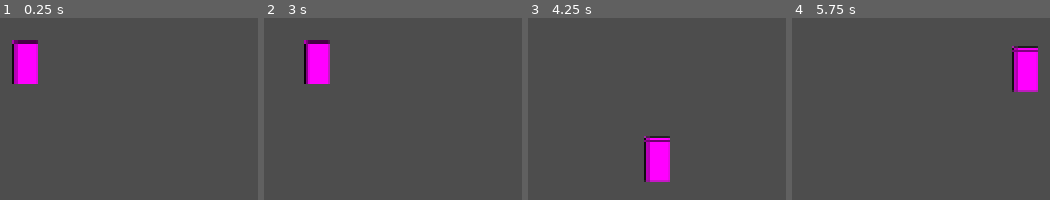
Above: before the commit, frames 1-4 (left to right).
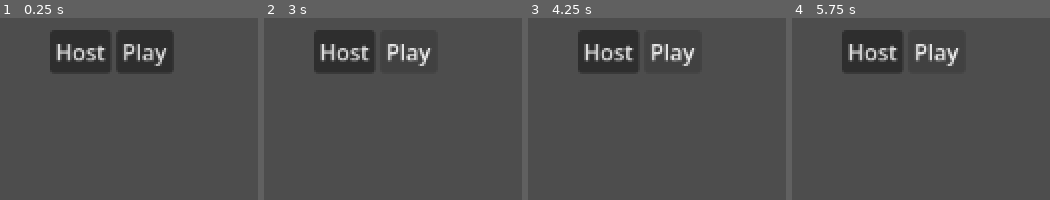
Above: after the commit, the same moments.

Repository: mpowell773/Godot_Multiplayer_Tut
Game: Godot game, scene res://ui/main_menu/main_menu.tscn
Same seed, same stepped clock (60 frames per second), same inputs: the game is played once before the commit and once after it. Before the commit the project starts from res://main.tscn.
Inputs (mouse positions are in pixels of both pictures, inside the frame that each line leads up to):
- Up to frame 1 (0.25 s): no input
- Up to frame 2 (3 s): click (343, 50) at 0.5 s, where only the run after the commit has a clickable "Host"; click (408, 50) at 1.25 s, where only the run after the commit has a clickable "Play"; click (408, 50) at 2 s, where only the run after the commit has a clickable "Play"; tap Enter at 2.75 s; hold D (move_right) from 2.78 s (still down)
- Up to frame 3 (4.25 s): release D (move_right) at 3.53 s; hold S (move_down) from 3.53 s (still down)
- Up to frame 4 (5.75 s): release S (move_down) at 4.28 s; hold D (move_right) 4.28-5.03 s; hold W (move_up) from 5.03 s (still down)

The runs differ from the first frame. In frame 1, 12% of the frame differs, in the area x 4-68%, y 6-37%; in frame 2, 7.1%; in frame 3, 8.2%; in frame 4, 8.2%.

Commit message:
create basic main menu

Diff:
--- a/project.godot
+++ b/project.godot
@@ -15,7 +15,7 @@
 [application]
 
 config/name="2DMultiplayerCourse"
-run/main_scene="uid://cxgeu56nx8jw0"
+run/main_scene="uid://cptovqnmaae8k"
 config/features=PackedStringArray("4.7", "Forward Plus")
 config/icon="res://icon.svg"
 
--- /dev/null
+++ b/ui/main_menu/main_menu.gd
@@ -0,0 +1,17 @@
+extends Control
+
+@onready var host_button: Button = $HBoxContainer/HostButton
+@onready var play_button: Button = $HBoxContainer/PlayButton
+
+
+func _ready() -> void:
+	host_button.pressed.connect(_on_host_pressed)
+	play_button.pressed.connect(_on_play_pressed)
+
+
+func _on_host_pressed() -> void:
+	print("host pressed")
+
+
+func _on_play_pressed() -> void:
+	print("play pressed")
--- /dev/null
+++ b/ui/main_menu/main_menu.tscn
@@ -0,0 +1,34 @@
+[gd_scene format=3 uid="uid://cptovqnmaae8k"]
+
+[ext_resource type="Script" uid="uid://blr82vfqn32qu" path="res://ui/main_menu/main_menu.gd" id="1_uhj5c"]
+
+[node name="MainMenu" type="Control" unique_id=1547112709]
+layout_mode = 3
+anchors_preset = 15
+anchor_right = 1.0
+anchor_bottom = 1.0
+grow_horizontal = 2
+grow_vertical = 2
+script = ExtResource("1_uhj5c")
+
+[node name="HBoxContainer" type="HBoxContainer" parent="." unique_id=1737546770]
+layout_mode = 1
+anchors_preset = 8
+anchor_left = 0.5
+anchor_top = 0.5
+anchor_right = 0.5
+anchor_bottom = 0.5
+offset_left = -44.5
+offset_top = -15.5
+offset_right = 44.5
+offset_bottom = 15.5
+grow_horizontal = 2
+grow_vertical = 2
+
+[node name="HostButton" type="Button" parent="HBoxContainer" unique_id=1555903782]
+layout_mode = 2
+text = "Host"
+
+[node name="PlayButton" type="Button" parent="HBoxContainer" unique_id=1874404877]
+layout_mode = 2
+text = "Play"
Not shown, added: ui/main_menu/main_menu.gd.uid
